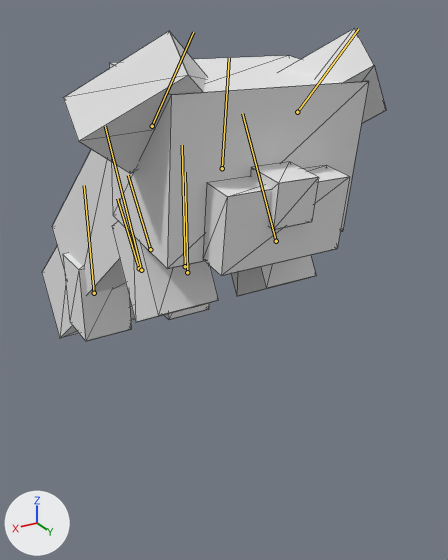
A saved change to the Blender file Pandamonium3DPlat/Content/Models/Characters/Red Panda Files/redPandaAnim.blend.
Rendered twice from a 50 mm lens placed at (0.89, 2.37, 1.52), pointed at (-0.89, -0.59, 0.03). The lights are fixed; the arrows at lower left show +X, +Y and +Z. Both versions are drawn at frame 1 of the action 'RedPandaAction.003'; the numbers are the values there. The bones that bend it are drawn over the model as lines. Mesh edges are drawn as thin lines.
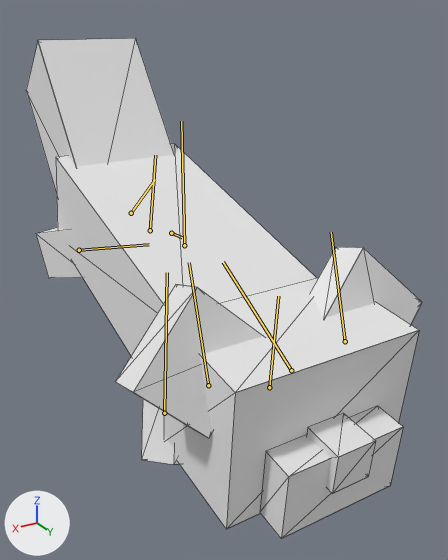
Edits to the scene script, one JSON object a line:
```json
{"block": "bone_redpanda", "where": "bone_redpanda = bpy.data.objects['RedPanda'].pose.bones['RedPanda']"}
{"op": "set", "path": "bone_redpanda.location", "old": "(0.0, 0.0, 0.0)", "new": "(0.0, 0.0134, 0.0)"}
{"block": "bone_head", "where": "bone_head = bpy.data.objects['RedPanda'].pose.bones['Head']  # child of 'RedPanda'"}
{"op": "set", "path": "bone_head.location", "old": "(0.0, 0.0743, 0.0495)", "new": "(0.0, -0.0431, 0.0022)"}
{"op": "set", "path": "bone_head.rotation_quaternion", "old": "(0.998, -0.064, 0.0, 0.0)", "new": "(0.999, -0.044, 0.0, 0.0)", "note": "degrees (-7, 0, 0) -> degrees (-5, 0, 0)"}
{"block": "bone_earl", "where": "bone_earl = bpy.data.objects['RedPanda'].pose.bones['EarL']  # child of 'Head'"}
{"op": "set", "path": "bone_earl.rotation_quaternion", "old": "(0.945, -0.327, 0.0, 0.0)", "new": "(0.982, 0.191, 0.0, 0.0)", "note": "degrees (-38, 0, 0) -> degrees (22, 0, 0)"}
{"block": "bone_earr", "where": "bone_earr = bpy.data.objects['RedPanda'].pose.bones['EarR']  # child of 'Head'"}
{"op": "set", "path": "bone_earr.rotation_quaternion", "old": "(0.945, -0.327, 0.0, 0.0)", "new": "(0.982, 0.191, 0.0, 0.0)", "note": "degrees (-38, 0, 0) -> degrees (22, 0, 0)"}
{"block": "bone_torso", "where": "bone_torso = bpy.data.objects['RedPanda'].pose.bones['Torso']  # child of 'RedPanda'"}
{"op": "set", "path": "bone_torso.rotation_quaternion", "old": "(0.95, 0.311, 0.0, 0.0)", "new": "(0.991, -0.131, 0.0, 0.0)", "note": "degrees (36, 0, 0) -> degrees (-15, 0, 0)"}
{"block": "bone_tail", "where": "bone_tail = bpy.data.objects['RedPanda'].pose.bones['Tail']  # child of 'Torso'"}
{"op": "set", "path": "bone_tail.rotation_quaternion", "old": "(1.0, 0.0, 0.0, 0.0)", "new": "(0.947, -0.32, 0.0, 0.0)", "note": "degrees (0, 0, 0) -> degrees (-37, 0, 0)"}
{"block": "bone_frontpawl", "where": "bone_frontpawl = bpy.data.objects['RedPanda'].pose.bones['FrontPawL']  # child of 'RedPanda'"}
{"op": "set", "path": "bone_frontpawl.location", "old": "(0.0, 0.0576, 0.0034)", "new": "(0.0, -0.0276, -0.0157)"}
{"op": "set", "path": "bone_frontpawl.rotation_quaternion", "old": "(0.968, 0.251, 0.0, 0.0)", "new": "(0.95, 0.246, -0.048, -0.185)", "note": "degrees (29, 0, 0) -> degrees (29, 0, -22)"}
{"block": "bone_backpawl", "where": "bone_backpawl = bpy.data.objects['RedPanda'].pose.bones['BackPawL']  # child of 'RedPanda'"}
{"op": "set", "path": "bone_backpawl.location", "old": "(0.0, 0.0, 0.0)", "new": "(0.0, 0.0094, 0.0238)"}
{"op": "set", "path": "bone_backpawl.rotation_quaternion", "old": "(1.0, 0.0, 0.0, 0.0)", "new": "(0.788, -0.589, -0.144, -0.108)", "note": "degrees (0, 0, 0) -> degrees (-74, -21, 0)"}
{"block": "bone_frontpawr", "where": "bone_frontpawr = bpy.data.objects['RedPanda'].pose.bones['FrontPawR']  # child of 'RedPanda'"}
{"op": "set", "path": "bone_frontpawr.location", "old": "(0.0, 0.0576, 0.0034)", "new": "(0.0, -0.0276, -0.0157)"}
{"op": "set", "path": "bone_frontpawr.rotation_quaternion", "old": "(0.968, 0.251, 0.0, 0.0)", "new": "(0.954, 0.248, 0.043, 0.164)", "note": "degrees (29, 0, 0) -> degrees (29, 0, 20)"}
{"block": "bone_backpawr", "where": "bone_backpawr = bpy.data.objects['RedPanda'].pose.bones['BackPawR']  # child of 'RedPanda'"}
{"op": "set", "path": "bone_backpawr.location", "old": "(0.0, 0.0, 0.0)", "new": "(0.0, 0.0094, 0.0236)"}
{"op": "set", "path": "bone_backpawr.rotation_quaternion", "old": "(1.0, 0.0, 0.0, 0.0)", "new": "(0.79, -0.591, 0.131, 0.098)", "note": "degrees (0, 0, 0) -> degrees (-74, 19, 0)"}
```

Pixel boxes [x1, y1, x2, y2] of what changed, in the pictures (448 x 560 px):
```json
{"object": "Mesh_0.001", "change": "posed", "before": [42, 29, 386, 341], "after": [26, 38, 422, 539], "on screen": "15% wider, 60% taller"}
{"bone": "RedPanda", "before": "(185, 266) to (182, 145)", "after": "(184, 245) to (181, 121)"}
{"bone": "Head", "before": "(222, 168) to (229, 58)", "after": "(269, 387) to (278, 296)"}
{"bone": "EarL", "before": "(297, 112) to (358, 29)", "after": "(345, 341) to (331, 232)"}
{"bone": "EarR", "before": "(152, 126) to (193, 32)", "after": "(208, 385) to (189, 262)"}
{"bone": "Torso", "before": "(150, 249) to (128, 175)", "after": "(150, 230) to (155, 155)"}
{"bone": "Tail", "before": "(139, 268) to (117, 198)", "after": "(131, 213) to (155, 179)"}
{"bone": "FrontPawL", "before": "(276, 241) to (242, 113)", "after": "(291, 370) to (223, 262)"}
{"bone": "BackPawL", "before": "(187, 272) to (185, 172)", "after": "(171, 233) to (182, 237)"}
{"bone": "FrontPawR", "before": "(141, 270) to (105, 126)", "after": "(164, 413) to (167, 272)"}
{"bone": "BackPawR", "before": "(94, 293) to (84, 185)", "after": "(79, 250) to (149, 244)"}
```
